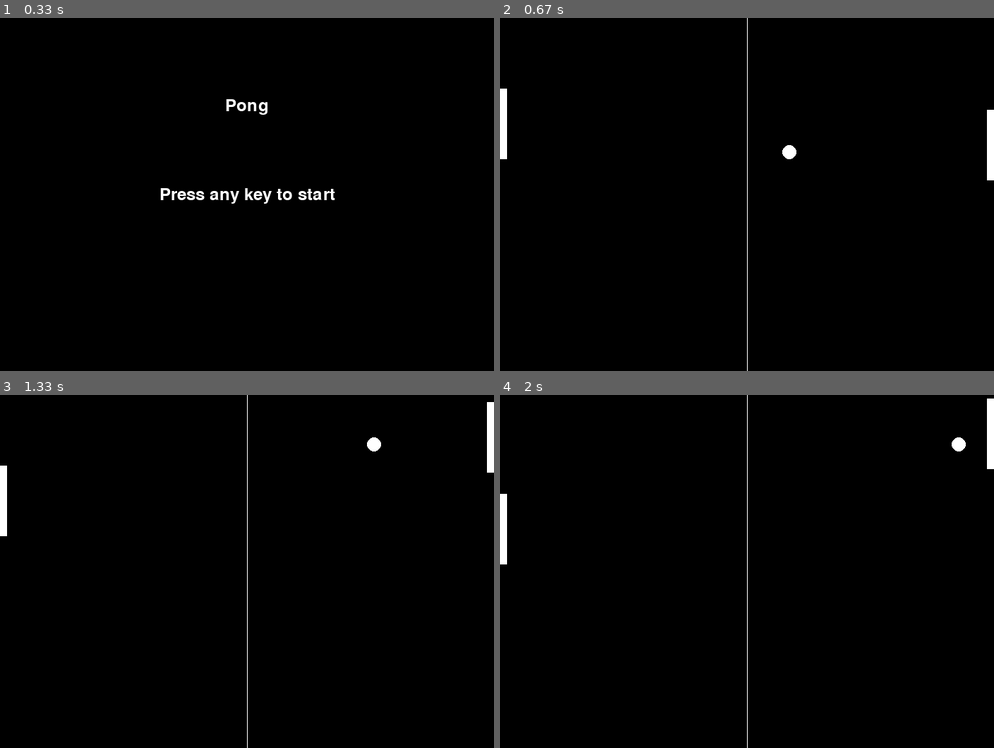
Above: before the commit, frames 1-4 (two rows, left to right).
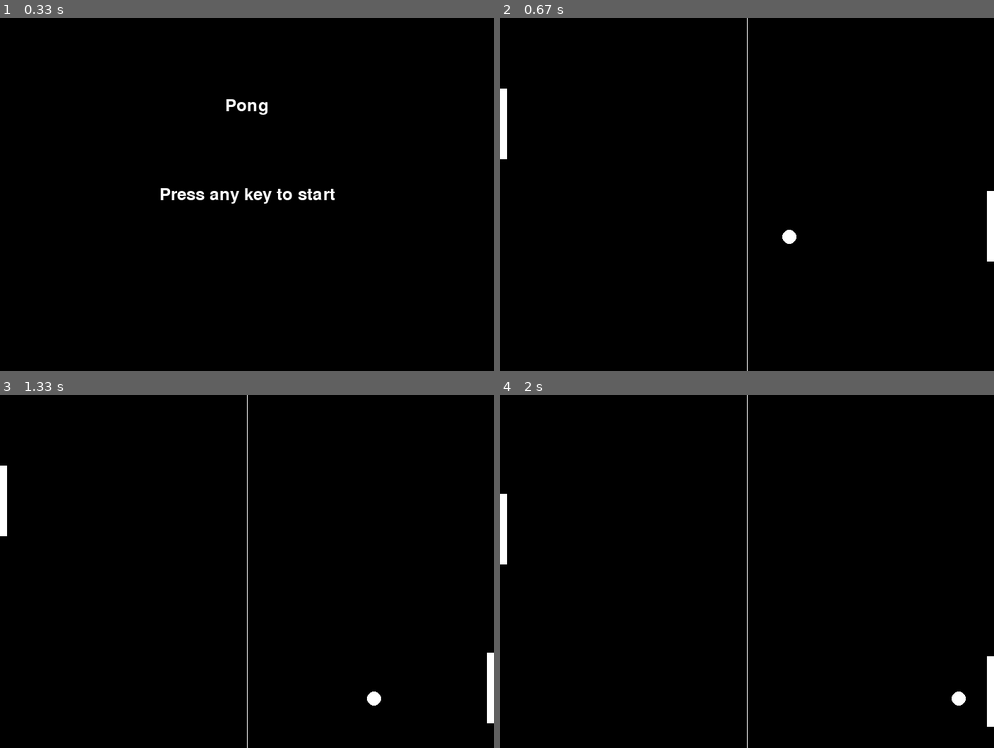
Above: after the commit, the same moments.

Repository: stealthness/PyGames
Game: pygame game, started from TestAIGenPongClone/Gemini/Main.py
Same seed, same stepped clock (60 frames per second), same inputs: the game is played once before the commit and once after it.
Inputs:
- Up to frame 1 (0.33 s): no input
- Up to frame 2 (0.67 s): hold W from 0.33 s (still down)
- Up to frame 3 (1.33 s): release W at 0.8 s; hold S 0.83-1.13 s; hold W from 1.17 s (still down)
- Up to frame 4 (2 s): release W at 1.53 s; hold S 1.57-1.93 s; hold W from 1.97 s (still down)

Frame 1 is identical in both runs. In frame 2, 0.7% of the frame differs, in the area x 57-100%, y 26-69%; in frame 3, 0.7%; in frame 4, 0.7%.

Commit message:
Having loss previous gemini session, I ask it to improve the last code, it added two classes for the paddles and the ball prompt : improve this code

Diff:
--- a/TestAIGenPongClone/Gemini/Main.py
+++ b/TestAIGenPongClone/Gemini/Main.py
@@ -19,15 +19,6 @@
 # Ball dimensions
 ball_size = 20
 
-# Initial positions
-player_pos = height // 2 - paddle_height // 2
-opponent_pos = height // 2 - paddle_height // 2
-ball_x, ball_y = width // 2 - ball_size // 2, height // 2 - ball_size // 2
-
-# Initial ball speed (random direction)
-ball_speed_x = random.choice([-3, 3])
-ball_speed_y = random.choice([-3, 3])
-
 # Game speed control
 game_speed = 60  # Frames per second
 
@@ -37,25 +28,55 @@
 # Font for title screen
 font = pygame.font.Font(None, 36)
 
-# Title screen flag
-show_title_screen = True
+# Create game objects
+class Paddle:
+    def __init__(self, x, y):
+        self.x = x
+        self.y = y
+        self.width = paddle_width
+        self.height = paddle_height
 
-# Game loop
-while True:
-    if show_title_screen:
-        # Draw title screen
-        screen.fill(black)
-        title_text = font.render("Pong", True, white)
-        title_rect = title_text.get_rect(center=(width // 2, height // 4))
-        screen.blit(title_text, title_rect)
+    def draw(self):
+        pygame.draw.rect(screen, white, (self.x, self.y, self.width, self.height))
 
-        start_text = font.render("Press any key to start", True, white)
-        start_rect = start_text.get_rect(center=(width // 2, height // 2))
-        screen.blit(start_text, start_rect)
+class Ball:
+    def __init__(self):
+        self.x = width // 2 - ball_size // 2
+        self.y = height // 2 - ball_size // 2
+        self.speed_x = random.choice([-3, 3])
+        self.speed_y = random.choice([-3, 3])
+        self.size = ball_size
 
-        pygame.display.flip()
+    def update(self):
+        self.x += self.speed_x
+        self.y += self.speed_y
 
-        # Handle events during title screen
+        # Wall collisions
+        if self.y <= 0 or self.y >= height - self.size:
+            self.speed_y *= -1
+
+    def draw(self):
+        pygame.draw.ellipse(screen, white, (self.x, self.y, self.size, self.size))
+
+# Create game objects
+player = Paddle(0, height // 2 - paddle_height // 2)
+opponent = Paddle(width - paddle_width, height // 2 - paddle_height // 2)
+ball = Ball()
+
+# Title screen
+def show_title_screen():
+    screen.fill(black)
+    title_text = font.render("Pong", True, white)
+    title_rect = title_text.get_rect(center=(width // 2, height // 4))
+    screen.blit(title_text, title_rect)
+
+    start_text = font.render("Press any key to start", True, white)
+    start_rect = start_text.get_rect(center=(width // 2, height // 2))
+    screen.blit(start_text, start_rect)
+
+    pygame.display.flip()
+
+    while True:
         for event in pygame.event.get():
             if event.type == pygame.QUIT:
                 pygame.quit()
@@ -65,57 +86,55 @@
                     pygame.quit()
                     quit()
                 else:
-                    show_title_screen = False
+                    return
 
-    else:
-        # Game loop
-        for event in pygame.event.get():
-            if event.type == pygame.QUIT:
+# Game loop
+show_title_screen()
+
+while True:
+    for event in pygame.event.get():
+        if event.type == pygame.QUIT:
+            pygame.quit()
+            quit()
+        elif event.type == pygame.KEYDOWN:
+            if event.key == pygame.K_ESCAPE:
                 pygame.quit()
                 quit()
-            elif event.type == pygame.KEYDOWN:
-                if event.key == pygame.K_ESCAPE:
-                    pygame.quit()
-                    quit()
 
-        # Player movement
-        keys = pygame.key.get_pressed()
-        if keys[pygame.K_w] and player_pos > 0:
-            player_pos -= 5
-        if keys[pygame.K_s] and player_pos < height - paddle_height:
-            player_pos += 5
+    # Player movement
+    keys = pygame.key.get_pressed()
+    if keys[pygame.K_w] and player.y > 0:
+        player.y -= 5
+    if keys[pygame.K_s] and player.y < height - player.height:
+        player.y += 5
 
-        # Opponent AI (simple)
-        if ball_y > opponent_pos + paddle_height // 2:
-            opponent_pos += 5
-        if ball_y < opponent_pos + paddle_height // 2:
-            opponent_pos -= 5
+    # Opponent AI (simple)
+    if ball.y > opponent.y + opponent.height // 2:
+        opponent.y += 5
+    if ball.y < opponent.y + opponent.height // 2:
+        opponent.y -= 5
 
-        # Ball movement
-        ball_x += ball_speed_x
-        ball_y += ball_speed_y
+    # Ball movement and collisions
+    ball.update()
 
-        # Ball collision with walls
-        if ball_y <= 0 or ball_y >= height - ball_size:
-            ball_speed_y *= -1
+    # Paddle collisions
+    if (ball.x <= player.x + player.width and ball.y >= player.y and ball.y <= player.y + player.height) or (
+            ball.x >= opponent.x - ball.size and ball.y >= opponent.y and ball.y <= opponent.y + opponent.height):
+        ball.speed_x *= -1
 
-        # Ball collision with paddles
-        if (ball_x <= paddle_width and ball_y >= player_pos and ball_y <= player_pos + paddle_height) or (
-                ball_x >= width - paddle_width - ball_size and ball_y >= opponent_pos and ball_y <= opponent_pos + paddle_height):
-            ball_speed_x *= -1
+    # Game over (simplified)
+    if ball.x < 0 or ball.x > width:
+        ball.x = width // 2 - ball.size // 2
+        ball.y = height // 2 - ball.size // 2
+        ball.speed_x = random.choice([-3, 3])  # Randomize direction on reset
 
-        # Game over (simplified)
-        if ball_x < 0 or ball_x > width:
-            ball_x, ball_y = width // 2 - ball_size // 2, height // 2 - ball_size // 2
-            ball_speed_x = random.choice([-3, 3])  # Randomize direction on reset
+    # Draw everything
+    screen.fill(black)
+    player.draw()
+    opponent.draw()
+    ball.draw()
+    pygame.draw.line(screen, white, (width // 2, 0), (width // 2, height))  # Center line
+    pygame.display.flip()
 
-        # Draw everything
-        screen.fill(black)
-        pygame.draw.rect(screen, white, (0, player_pos, paddle_width, paddle_height))
-        pygame.draw.rect(screen, white, (width - paddle_width, opponent_pos, paddle_width, paddle_height))
-        pygame.draw.ellipse(screen, white, (ball_x, ball_y, ball_size, ball_size))
-        pygame.draw.line(screen, white, (width // 2, 0), (width // 2, height))  # Center line
-        pygame.display.flip()
-
-        # Cap the frame rate
-        clock.tick(game_speed)
+    # Cap the frame rate
+    clock.tick(game_speed)
